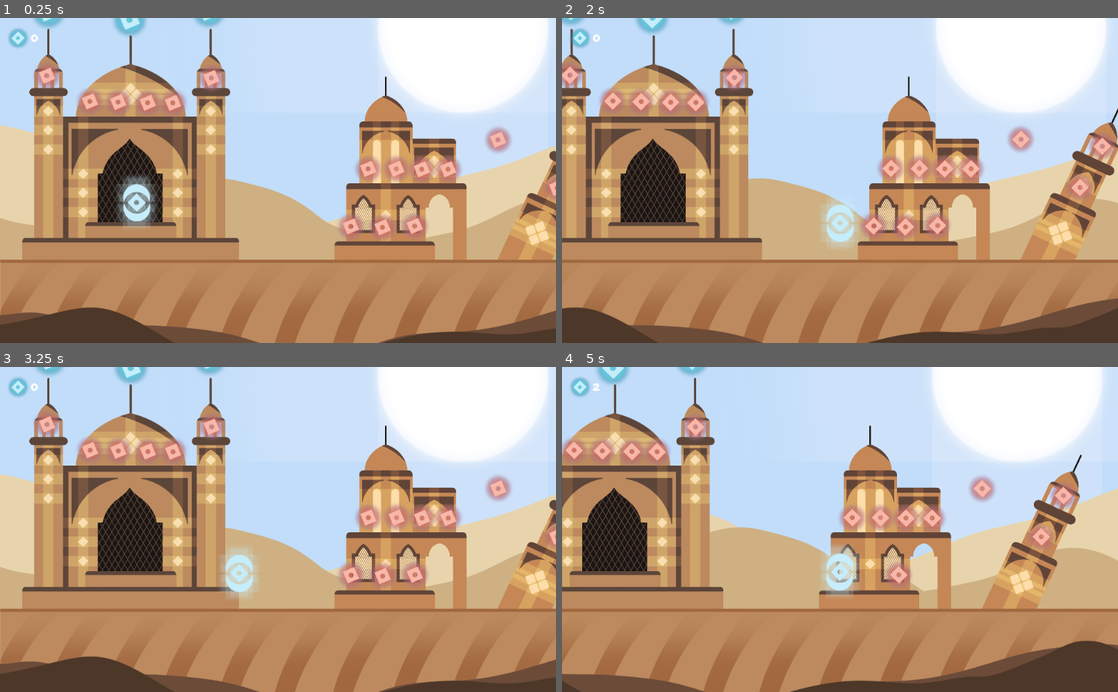
Above: before the commit, frames 1-4 (two rows, left to right).
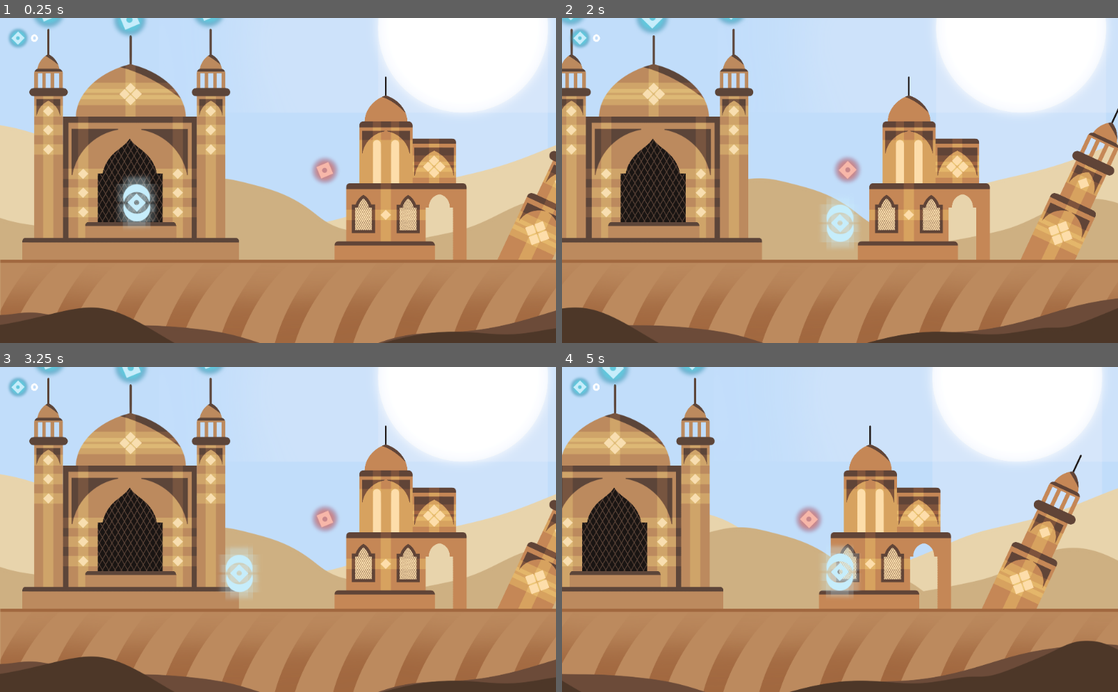
Above: after the commit, the same moments.

Repository: Craiky/csproject
Game: Godot game, scene res://MainScene.tscn
The game is run twice, just before and just after one commit, with the same random seed, the same clock (stepped at 60 frames per second) and the same inputs.
Inputs:
- Up to frame 1 (0.25 s): no input
- Up to frame 2 (2 s): hold Right (move_right) from 0.53 s (still down); tap Space (jump) at 0.77, 1.52 s
- Up to frame 3 (3.25 s): release Right (move_right) at 2.03 s; hold Left (move_left) 2.03-2.78 s; hold Right (move_right) from 2.78 s (still down); tap Space (jump) at 3.02 s
- Up to frame 4 (5 s): tap Space (jump) at 3.77, 4.52 s; release Right (move_right) at 4.28 s; hold Left (move_left) from 4.28 s (still down)

The runs differ from the first frame. In frame 1, 3.3% of the frame differs, in the area x 6-100%, y 15-68%; in frame 2, 3.6%, in the area x 0-100%, y 14-68%; in frame 3, 3.3%; in frame 4, 3.0%.

Commit message:
coin stuff

Diff:
--- a/MainScene.tscn
+++ b/MainScene.tscn
@@ -141,69 +141,8 @@
 
 [node name="Coins" type="Node2D" parent="."]
 
-[node name="Coin2" parent="Coins" instance=ExtResource( 3 )]
-position = Vector2( 1615, -539 )
-scale = Vector2( 0.4, 0.4 )
-
-[node name="Coin3" parent="Coins" instance=ExtResource( 3 )]
-position = Vector2( 1761, -535 )
-scale = Vector2( 0.4, 0.4 )
-
-[node name="Coin4" parent="Coins" instance=ExtResource( 3 )]
-position = Vector2( 1909, -541 )
-scale = Vector2( 0.4, 0.4 )
-
-[node name="Coin5" parent="Coins" instance=ExtResource( 3 )]
-position = Vector2( 1695, -805 )
-scale = Vector2( 0.4, 0.4 )
-
-[node name="Coin6" parent="Coins" instance=ExtResource( 3 )]
-position = Vector2( 1825, -805 )
-scale = Vector2( 0.4, 0.4 )
-
-[node name="Coin7" parent="Coins" instance=ExtResource( 3 )]
-position = Vector2( 1942, -803 )
-scale = Vector2( 0.4, 0.4 )
-
-[node name="Coin8" parent="Coins" instance=ExtResource( 3 )]
-position = Vector2( 2063, -803 )
-scale = Vector2( 0.4, 0.4 )
-
-[node name="Coin9" parent="Coins" instance=ExtResource( 3 )]
-position = Vector2( 2293, -939 )
-scale = Vector2( 0.4, 0.4 )
-
-[node name="Coin10" parent="Coins" instance=ExtResource( 3 )]
-position = Vector2( 2565, -717 )
-scale = Vector2( 0.4, 0.4 )
-
-[node name="Coin11" parent="Coins" instance=ExtResource( 3 )]
-position = Vector2( 2667, -907 )
-scale = Vector2( 0.4, 0.4 )
-
-[node name="Coin12" parent="Coins" instance=ExtResource( 3 )]
-position = Vector2( 414, -1116 )
-scale = Vector2( 0.4, 0.4 )
-
-[node name="Coin13" parent="Coins" instance=ExtResource( 3 )]
-position = Vector2( 544, -1113 )
-scale = Vector2( 0.4, 0.4 )
-
-[node name="Coin14" parent="Coins" instance=ExtResource( 3 )]
-position = Vector2( 680, -1110 )
-scale = Vector2( 0.4, 0.4 )
-
-[node name="Coin15" parent="Coins" instance=ExtResource( 3 )]
-position = Vector2( 796, -1109 )
-scale = Vector2( 0.4, 0.4 )
-
-[node name="Coin16" parent="Coins" instance=ExtResource( 3 )]
-position = Vector2( 973, -1224 )
-scale = Vector2( 0.4, 0.4 )
-
-[node name="Coin17" parent="Coins" instance=ExtResource( 3 )]
-position = Vector2( 216, -1235 )
-scale = Vector2( 0.4, 0.4 )
+[node name="Coin" parent="Coins" instance=ExtResource( 3 )]
+position = Vector2( 1495, -798 )
 
 [node name="SuperCoin" parent="Coins" instance=ExtResource( 20 )]
 position = Vector2( 597, -1497 )
--- a/Objects/Coin.tscn
+++ b/Objects/Coin.tscn
@@ -11,11 +11,13 @@
 script = ExtResource( 2 )
 
 [node name="Coin" type="Sprite" parent="."]
+scale = Vector2( 0.407242, 0.407242 )
 texture = ExtResource( 1 )
 
 [node name="CollisionShape2D" type="CollisionShape2D" parent="."]
-position = Vector2( -6.61935, -4.61935 )
+position = Vector2( -4.76837e-07, 0 )
 rotation = 0.785398
+scale = Vector2( 0.402995, 0.402995 )
 shape = SubResource( 1 )
 
 [connection signal="body_entered" from="." to="." method="_on_Coin2_body_entered"]
